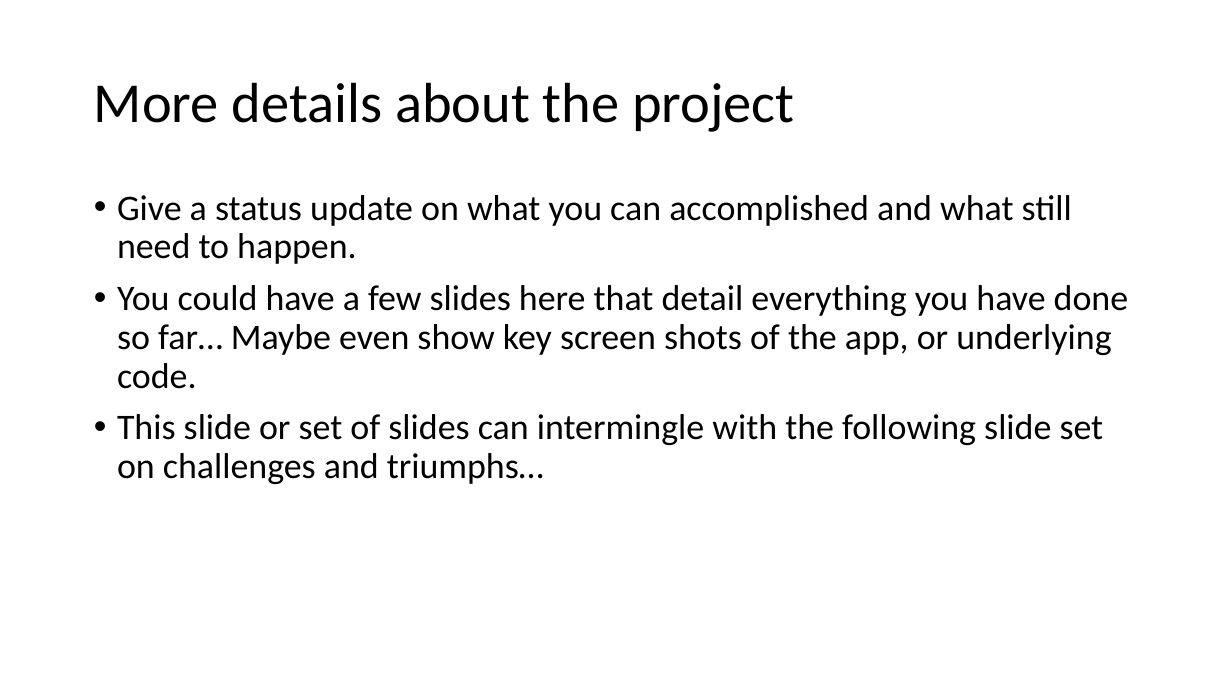
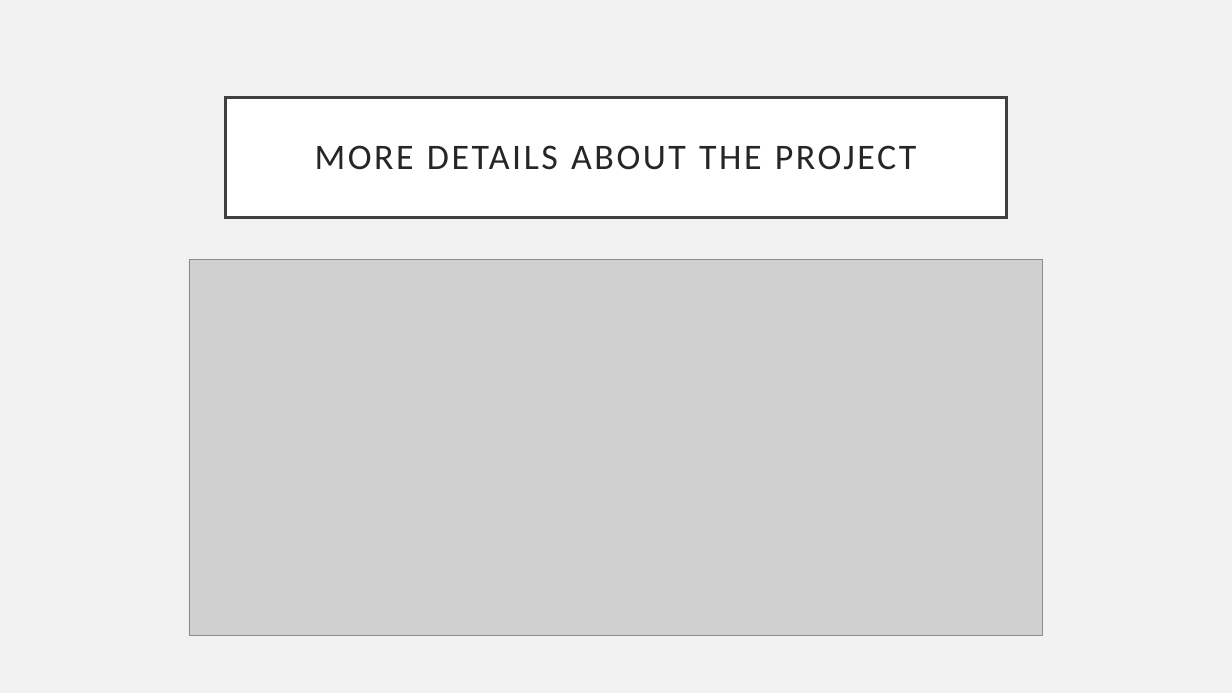
Before and after one commit to pauleanderson/capstone-spring-2018-team-7, a slide deck: slide 6 of midterm presentation/Presentation-StartingTemplate.pptx. Drawn at 1232x693 pixels with LibreOffice and Linux fonts; fonts in the diff are those of the drawing; grey boxes stand for pictures. Boxes give left, top, right and bottom in pixels: in the first picture for what was removed or moved away, otherwise in the second. Text is boxed around its words. In the diff, an @@ line names an element or a change of style, - is before the commit and + after.

```diff
--- a/midterm presentation/Presentation-StartingTemplate.pptx
+++ b/midterm presentation/Presentation-StartingTemplate.pptx
@@ background #FFFFFF to #F2F2F2 @@
@@ title "MORE DETAILS ABOUT THE PROJECT": place and size @@
-title "MORE DETAILS ABOUT THE PROJECT" at <box>94,82,794,132</box>
+title "MORE DETAILS ABOUT THE PROJECT" at <box>226,97,1006,217</box>
@@ title "MORE DETAILS ABOUT THE PROJECT" at <box>226,97,1006,217</box>: fill none to #FFFFFF; outline none to #404040 2.5 pt @@
@@ title at <box>315,145,917,170</box>: text changed; size 44 to 28 pt; text colour #000000 to #262626 @@
-More details about the project
+MORE DETAILS ABOUT THE PROJECT
@@ text removed at <box>117,195,1128,484</box> @@
-• Give a status update on what you can accomplished and what still need to happen.
-• You could have a few slides here that detail everything you have done so far… Maybe even show key screen shots of the app, or underlying code.
-• This slide or set of slides can intermingle with the following slide set on challenges and triumphs…
@@ picture added at <box>189,260,1043,636</box> @@
```
Also in this commit, not shown: 2 other slides changed, 5 slides added, 5 slides removed.
